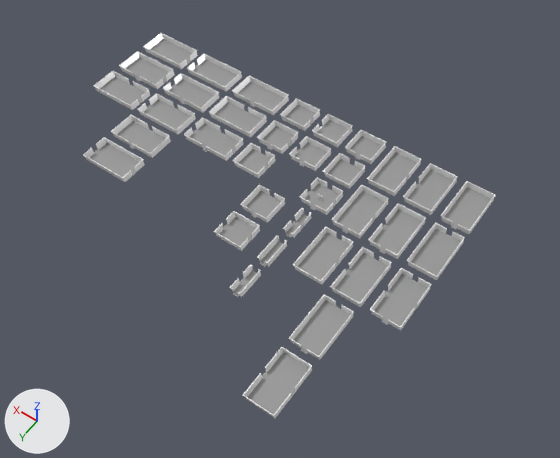
Two versions of the Blender file scenework/blend files/scene-master.blend, one commit apart.
Camera for both pictures: a 50 mm lens placed at (-130.0, 260.0, 297.0), pointed at (9.0, 65.0, -10.0). Arrows for +X, +Y and +Z are at lower left; the lights stay in place.

Objects in the first picture: 'rectangle-all', 'rectangle-bottom', 'rectangle-bottomleft', 'rectangle-bottomright', 'rectangle-left', 'rectangle-leftright', 'rectangle-right', 'rectangle-top', 'rectangle-topbottom', 'rectangle-topleft', 'rectangle-topright', 'rectangle-w-all', 'rectangle-w-bottom', 'rectangle-w-bottomleft', 'rectangle-w-bottomright', 'rectangle-w-left', 'rectangle-w-leftright', 'rectangle-w-right', 'rectangle-w-top', 'rectangle-w-topbottom', 'rectangle-w-topleft', 'rectangle-w-topright'.
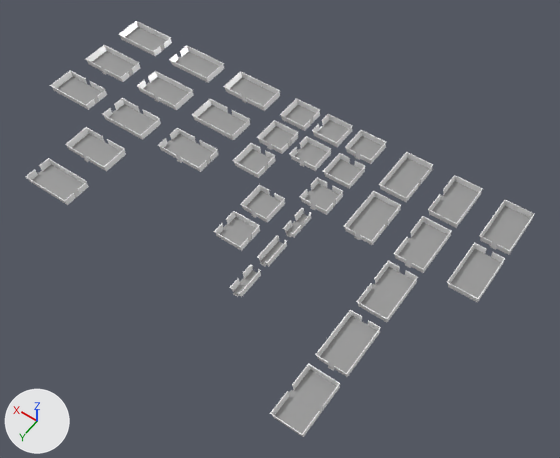
Pixel boxes (x1, y1, x2, y2) of what changed, in the pictures (560 x 458 px):
```json
{"object": "rectangle-leftright", "change": "moved", "before": [243, 347, 312, 418], "after": [270, 363, 340, 437]}
{"object": "rectangle-topbottom", "change": "moved", "before": [289, 294, 354, 360], "after": [315, 310, 381, 377]}
{"object": "rectangle-bottom", "change": "moved", "before": [407, 222, 465, 280], "after": [447, 242, 505, 303]}
{"object": "rectangle-bottomright", "change": "moved", "before": [330, 247, 392, 307], "after": [356, 261, 418, 322]}
{"object": "rectangle-top", "change": "moved", "before": [441, 181, 495, 234], "after": [479, 200, 534, 255]}
{"object": "rectangle-topright", "change": "moved", "before": [368, 203, 426, 259], "after": [394, 216, 452, 273]}
{"object": "rectangle-w-leftright", "change": "moved", "before": [83, 137, 145, 182], "after": [26, 158, 89, 205]}
{"object": "rectangle-left", "change": "moved", "before": [403, 163, 458, 215], "after": [428, 175, 483, 228]}
{"object": "rectangle-w-topbottom", "change": "moved", "before": [111, 115, 171, 158], "after": [65, 127, 126, 171]}
{"object": "rectangle-w-all", "change": "moved", "before": [184, 117, 244, 161], "after": [158, 128, 219, 172]}
{"object": "rectangle-topleft", "change": "moved", "before": [331, 185, 389, 239], "after": [344, 191, 401, 245]}
{"object": "rectangle-w-bottomright", "change": "moved", "before": [137, 93, 196, 134], "after": [102, 98, 161, 140]}
{"object": "rectangle-w-bottomleft", "change": "moved", "before": [94, 71, 150, 110], "after": [50, 70, 107, 110]}
{"object": "rectangle-right", "change": "moved", "before": [367, 146, 421, 196], "after": [379, 152, 433, 202]}
{"object": "rectangle-all", "change": "hidden", "before": [370, 268, 432, 330]}
{"object": "rectangle-w-topleft", "change": "moved", "before": [119, 51, 175, 89], "after": [86, 45, 140, 82]}
{"object": "rectangle-w-topright", "change": "moved", "before": [163, 73, 220, 113], "after": [137, 71, 194, 110]}
{"object": "rectangle-w-bottom", "change": "moved", "before": [209, 96, 267, 137], "after": [192, 99, 250, 140]}
{"object": "rectangle-bottomleft", "change": "hidden", "before": [293, 226, 353, 285]}
{"object": "rectangle-w-right", "change": "moved", "before": [143, 33, 198, 69], "after": [119, 21, 172, 56]}
{"object": "rectangle-w-left", "change": "moved", "before": [187, 54, 242, 91], "after": [169, 45, 224, 83]}
{"object": "rectangle-w-top", "change": "moved", "before": [232, 76, 289, 115], "after": [223, 71, 280, 111]}
```

The change, as JSON lines over the scene's bpy script:
```json
{"op": "set", "path": "ob_rectangle_all.location", "old": "(-63.0, 114.0, -0.5)", "new": "(-84.0, 114.0, -0.5)"}
{"op": "add", "block": "ob_rectangle_all", "code": "ob_rectangle_all.hide_render = True"}
{"op": "set", "path": "ob_rectangle_bottom.location", "old": "(-63.0, 39.0, -0.5)", "new": "(-84.0, 39.0, -0.5)"}
{"op": "set", "path": "ob_rectangle_bottomleft.location", "old": "(-21.0, 72.0, -0.5)", "new": "(-28.0, 72.0, -0.5)"}
{"op": "add", "block": "ob_rectangle_bottomleft", "code": "ob_rectangle_bottomleft.hide_render = True"}
{"op": "set", "path": "ob_rectangle_bottomright.location", "old": "(-42.0, 72.0, -0.5)", "new": "(-56.0, 72.0, -0.5)"}
{"op": "set", "path": "ob_rectangle_left.location", "old": "(-42.0, 6.0, -0.5)", "new": "(-56.0, 6.0, -0.5)"}
{"op": "set", "path": "ob_rectangle_leftright.location", "old": "(-42.0, 138.0, -0.5)", "new": "(-56.0, 138.0, -0.5)"}
{"op": "set", "path": "ob_rectangle_right.location", "old": "(-21.0, 6.0, -0.5)", "new": "(-28.0, 6.0, -0.5)"}
{"op": "set", "path": "ob_rectangle_top.location", "old": "(-63.0, 6.0, -0.5)", "new": "(-84.0, 6.0, -0.5)"}
{"op": "set", "path": "ob_rectangle_topbottom.location", "old": "(-42.0, 105.0, -0.5)", "new": "(-56.0, 105.0, -0.5)"}
{"op": "set", "path": "ob_rectangle_topleft.location", "old": "(-21.0, 39.0, -0.5)", "new": "(-28.0, 39.0, -0.5)"}
{"op": "set", "path": "ob_rectangle_topright.location", "old": "(-42.0, 39.0, -0.5)", "new": "(-56.0, 39.0, -0.5)"}
{"op": "set", "path": "ob_rectangle_w_topright.location", "old": "(102.0, 21.0, -0.5)", "new": "(115.0, 28.0, -0.5)"}
{"op": "set", "path": "ob_rectangle_w_topleft.location", "old": "(135.0, 21.0, -0.5)", "new": "(155.0, 28.0, -0.5)"}
{"op": "set", "path": "ob_rectangle_w_topbottom.location", "old": "(102.0, 63.0, -0.5)", "new": "(115.0, 84.0, -0.5)"}
{"op": "set", "path": "ob_rectangle_w_top.location", "old": "(69.0, 0.0, -0.5)", "new": "(75.0, 0.0, -0.5)"}
{"op": "set", "path": "ob_rectangle_w_right.location", "old": "(135.0, 0.0, -0.5)", "new": "(155.0, 0.0, -0.5)"}
{"op": "set", "path": "ob_rectangle_w_leftright.location", "old": "(102.0, 84.0, -0.5)", "new": "(115.0, 112.0, -0.5)"}
{"op": "set", "path": "ob_rectangle_w_left.location", "old": "(102.0, 0.0, -0.5)", "new": "(115.0, 0.0, -0.5)"}
{"op": "set", "path": "ob_rectangle_w_bottomright.location", "old": "(102.0, 42.0, -0.5)", "new": "(115.0, 56.0, -0.5)"}
{"op": "set", "path": "ob_rectangle_w_bottomleft.location", "old": "(135.0, 42.0, -0.5)", "new": "(155.0, 56.0, -0.5)"}
{"op": "set", "path": "ob_rectangle_w_bottom.location", "old": "(69.0, 21.0, -0.5)", "new": "(75.0, 28.0, -0.5)"}
{"op": "set", "path": "ob_rectangle_w_all.location", "old": "(69.0, 84.0, -0.5)", "new": "(75.0, 98.0, -0.5)"}
```
